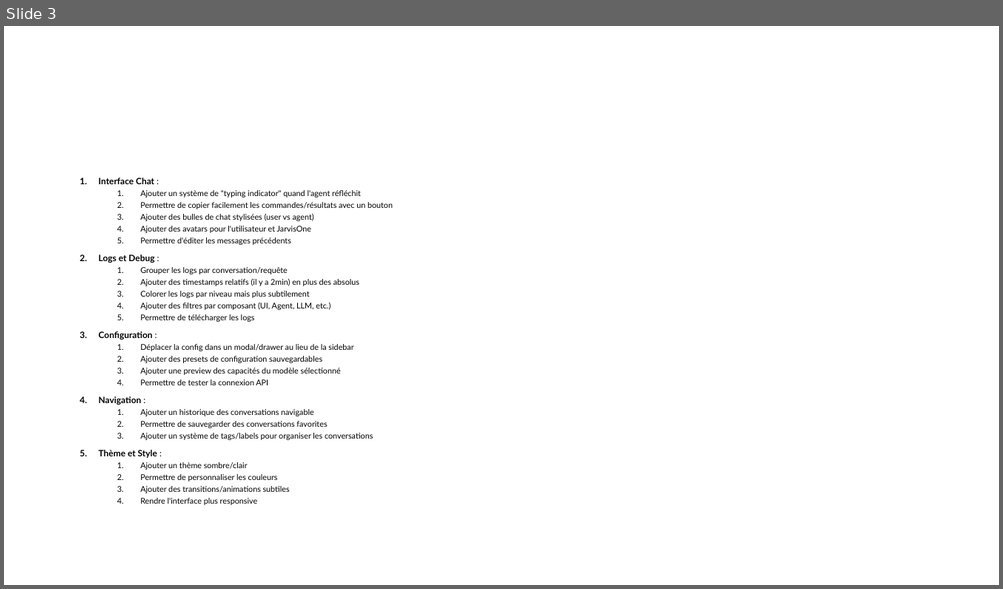
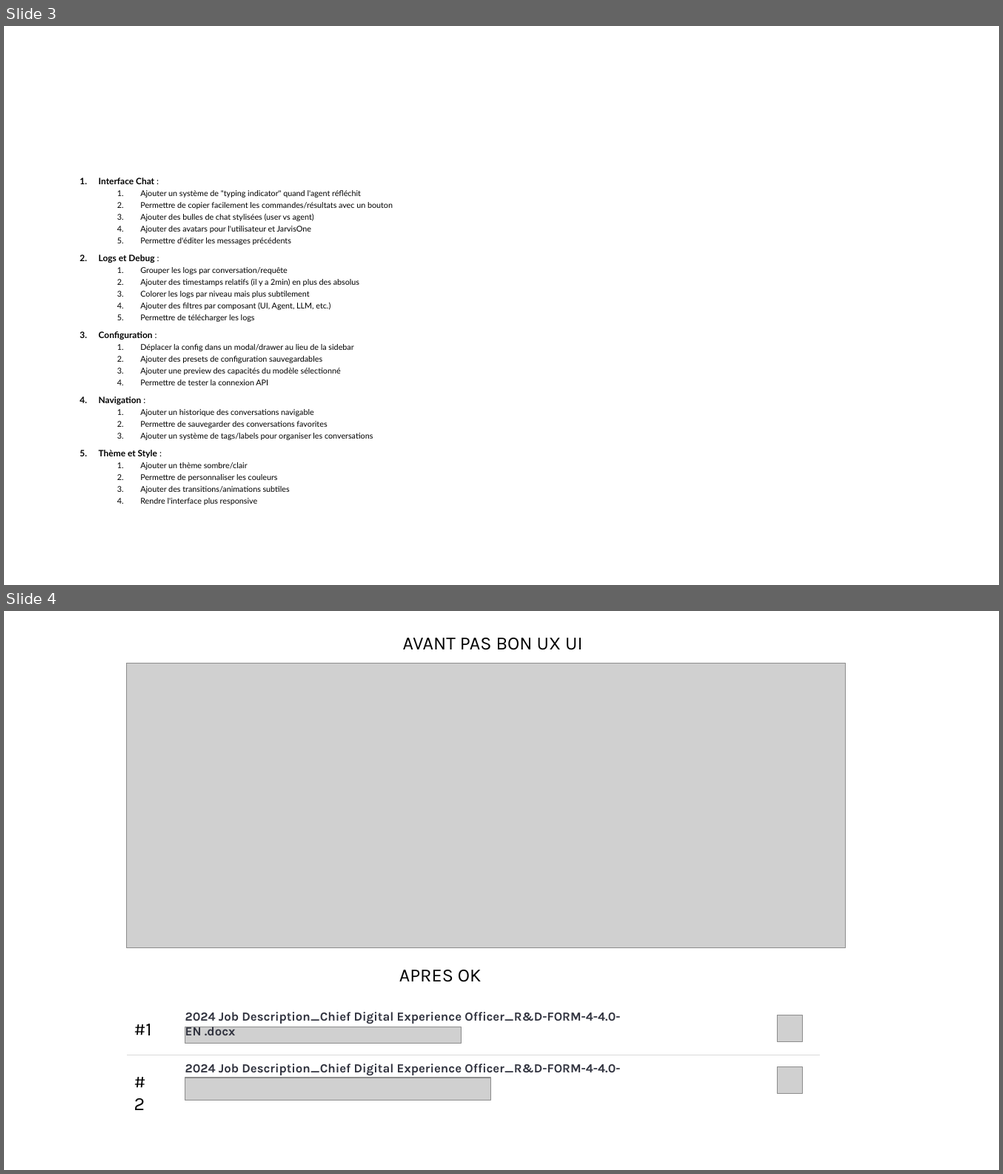
Before and after one commit to wilsto/JarvisOne, a slide deck: docs/features.pptx. Shown one above the other, each under a label of ours: slide 3 before the commit, slides 3 and 4 after it. The pictures are 1003x589 and 1003x1174 pixels, drawn with LibreOffice and Linux fonts; fonts in the diff are those of the drawing; grey boxes stand for pictures. Boxes give left, top, right and bottom in pixels: in the first picture for what was removed or moved away, otherwise in the second. Text is boxed around its words. In the diff, an @@ line names an element or a change of style, - is before the commit and + after.

```diff
--- a/docs/features.pptx
+++ b/docs/features.pptx
@@ slide 4 added at box(4, 611, 999, 1170), background #FFFFFF @@
@@ text added at box(403, 638, 583, 650), 18 pt, text #000000 @@
+AVANT PAS BON UX UI
@@ picture added at box(126, 664, 845, 948) @@
@@ text added at box(399, 970, 481, 982), 18 pt, text #000000 @@
+APRES OK
@@ text added at box(134, 1024, 152, 1036), 18 pt, text #000000 @@
+#1
@@ picture added at box(185, 1028, 461, 1044) @@
@@ text added at box(185, 1012, 620, 1036), 12 pt, text #31333F, bold @@
+2024 Job Description_Chief Digital Experience Officer_R&D-FORM-4-4.0-EN .docx
@@ picture added at box(777, 1015, 802, 1042) @@
@@ line added from (126, 1056) to (819, 1056), #D9D9D9 0.25 pt @@
@@ text added at box(185, 1064, 620, 1079), 12 pt, text #31333F, bold @@
+2024 Job Description_Chief Digital Experience Officer_R&D-FORM-4-4.0-EN .docx
@@ picture added at box(777, 1067, 802, 1093) @@
@@ text added at box(134, 1099, 145, 1111), 18 pt, text #000000 @@
+#2
@@ picture added at box(185, 1078, 490, 1100) @@
```
Also in this commit, not shown: 6 other files.
